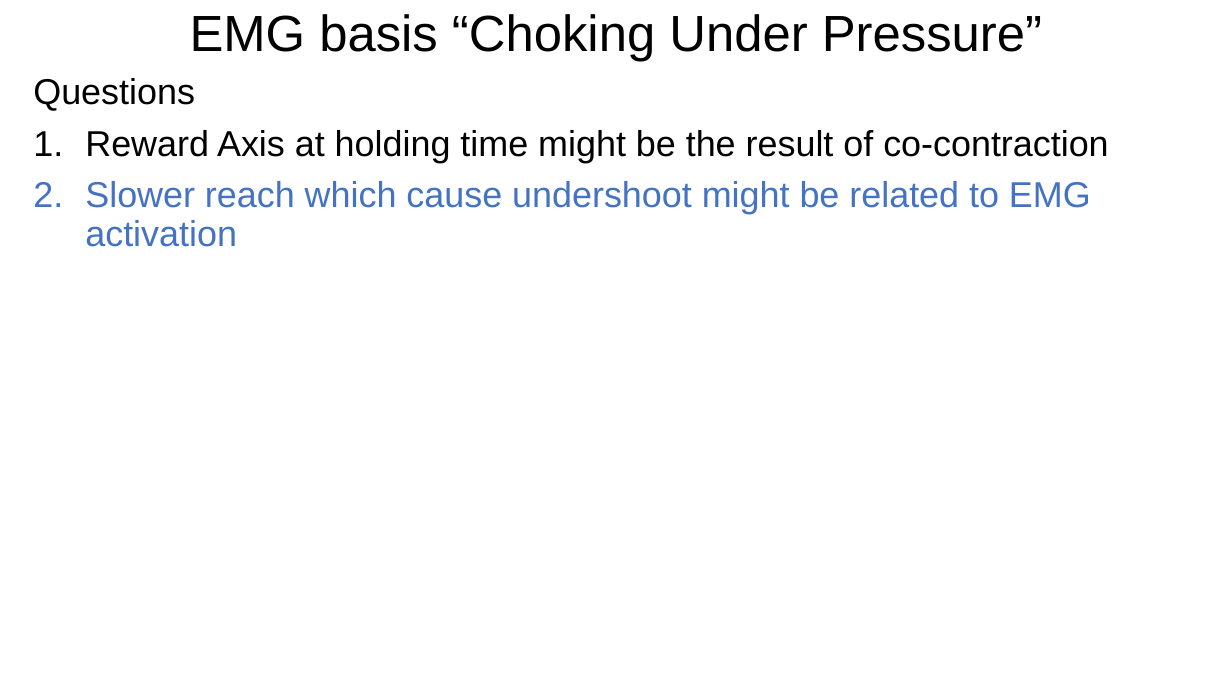
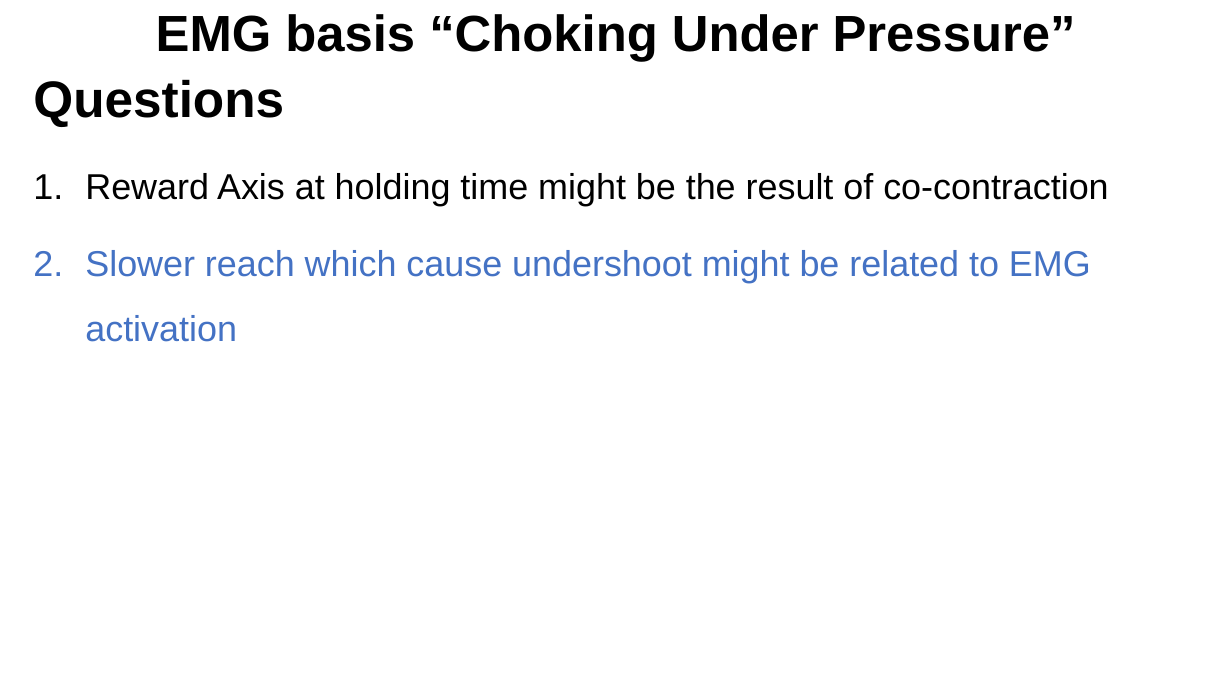
Before and after one commit to Hiroo-Miyata/chase-lab, a slide deck: slide 8 of report/20220902.pptx. Drawn at 1232x693 pixels with LibreOffice and Linux fonts; fonts in the diff are those of the drawing. Boxes give left, top, right and bottom in pixels: in the first picture for what was removed or moved away, otherwise in the second. Text is boxed around its words. In the diff, an @@ line names an element or a change of style, - is before the commit and + after.

```diff
--- a/report/20220902.pptx
+++ b/report/20220902.pptx
@@ title "EMG basis “Choking Under Pressure”" at (156, 14, 1076, 62): bold on @@
@@ text "Questions" at (33, 79, 1108, 342): size 28 to 40 pt, bold on in "Questions"; line spacing 0.9 to 1.5 @@
```
Also in this commit, not shown: 4 other slides changed, 6 slides added, 1 slide removed, 13 other files.
